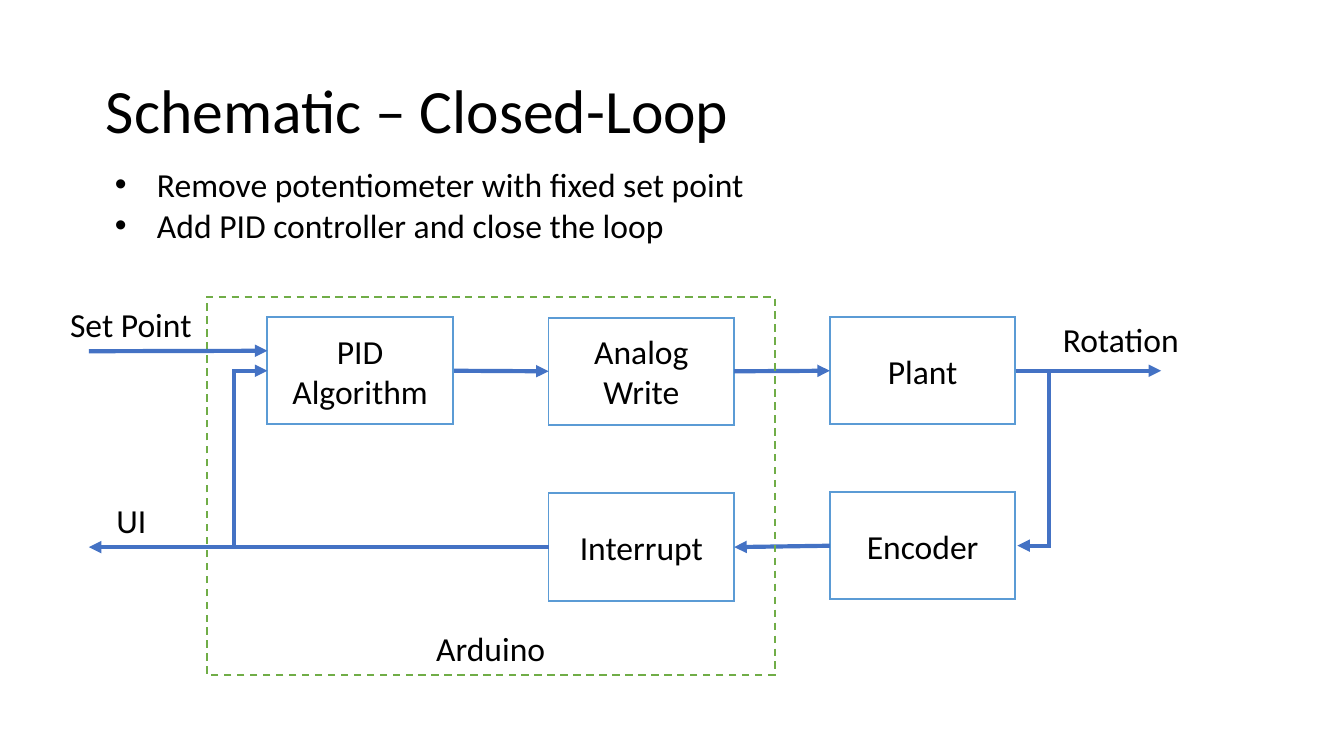
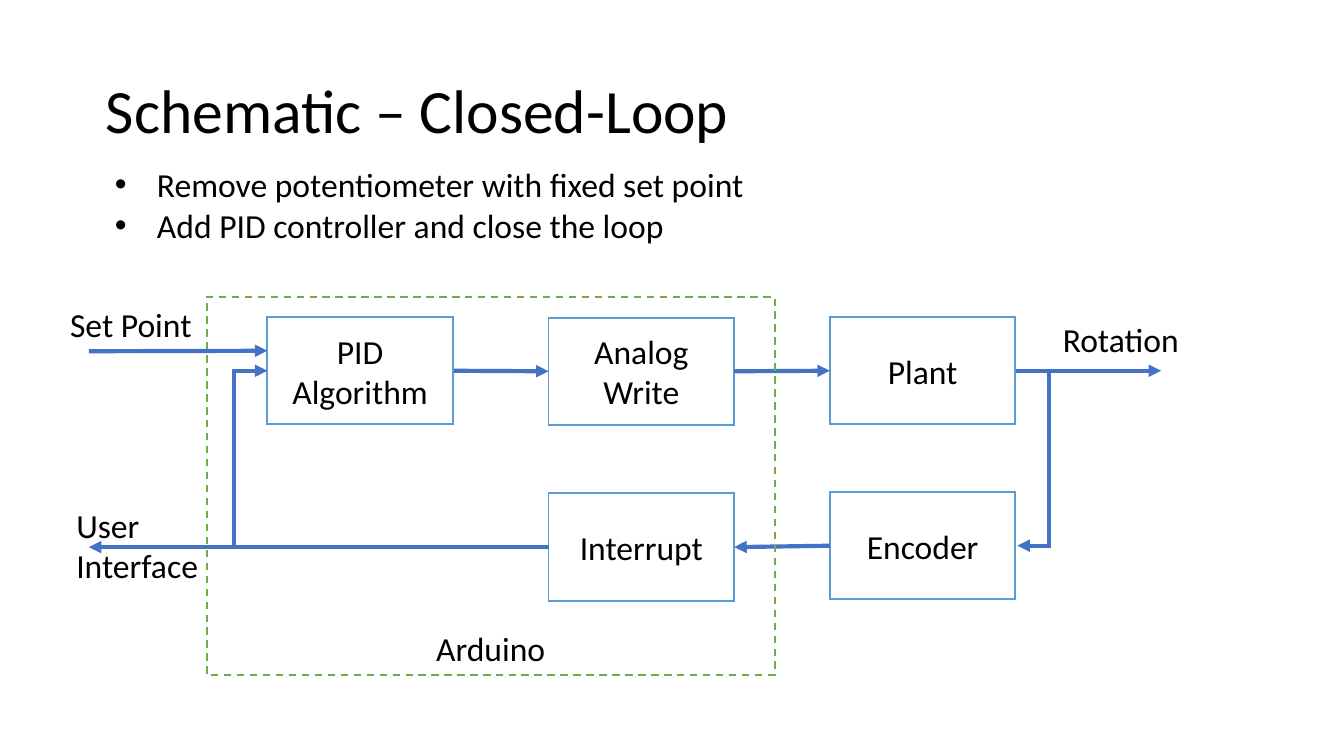
Before and after one commit to AnielShri/Simple-Arduino-PID, a slide deck: slide 5 of Overview.pptx. Drawn at 1344x756 pixels with LibreOffice and Linux fonts; fonts in the diff are those of the drawing. Boxes give left, top, right and bottom in pixels: in the first picture for what was removed or moved away, otherwise in the second. Text is boxed around its words. In the diff, an @@ line names an element or a change of style, - is before the commit and + after.

```diff
--- a/Overview.pptx
+++ b/Overview.pptx
@@ text at (76,516,198,579): text changed @@
-UI
+User
+Interface
```
Also in this commit, not shown: 2 other slides changed.
